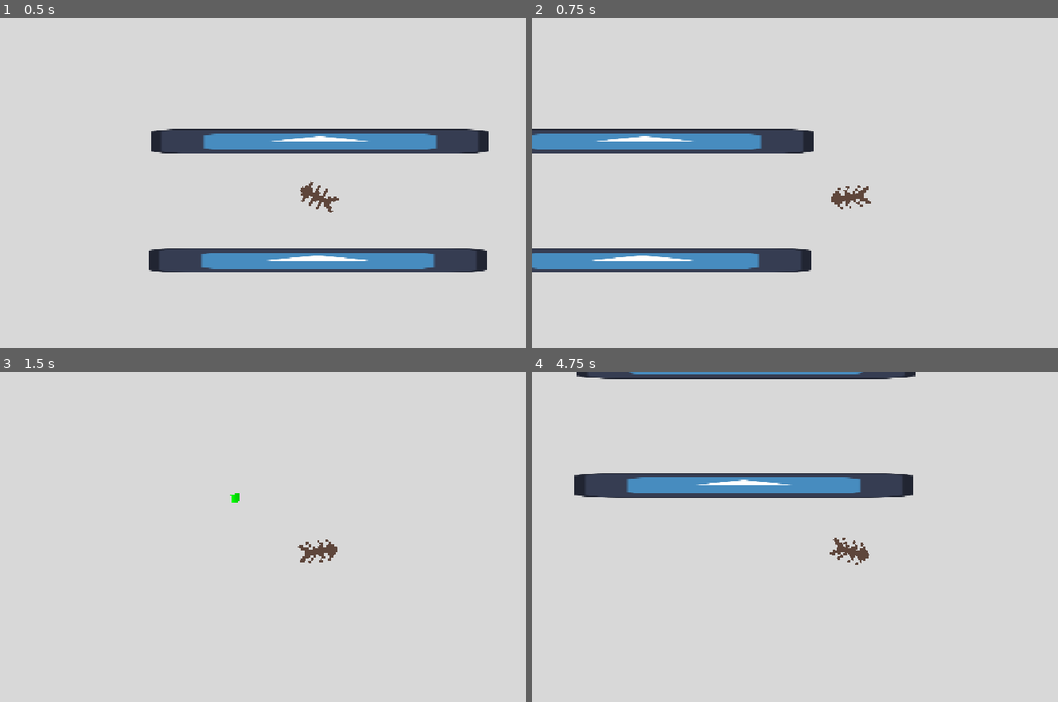
Above: before the commit, frames 1-4 (two rows, left to right).
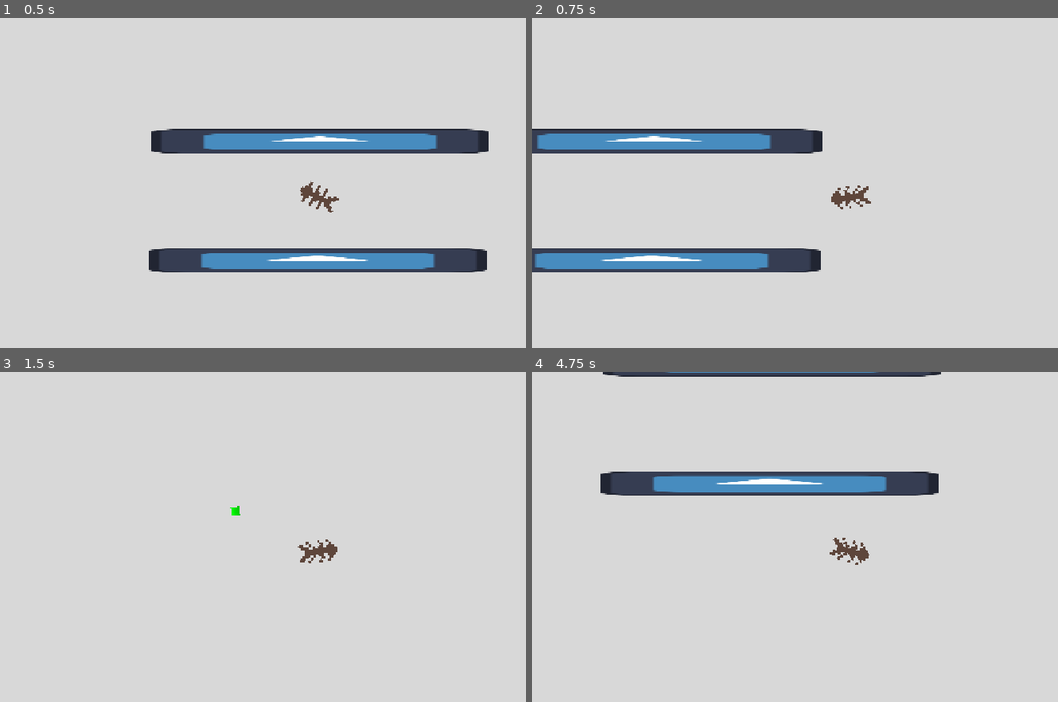
Above: after the commit, the same moments.

Repository: XBotDoesStuff/DTAS-1.5
Game: Godot game, scene res://Levels/testing-floor.tscn
The game is run twice, just before and just after one commit, with the same random seed, the same clock (stepped at 60 frames per second) and the same inputs. The engine's default icon, where the game draws it, is replaced by a stand-in: a white triangle on a blue panel in a dark square.
Inputs (mouse positions are in pixels of both pictures, inside the frame that each line leads up to):
- Up to frame 1 (0.5 s): no input
- Up to frame 2 (0.75 s): tap Enter at 0.5 s; move the mouse to (989, 179) at 0.52 s; hold D (move_right) from 0.53 s (still down); tap Space (dash) at 0.6 s
- Up to frame 3 (1.5 s): move the mouse to (189, 570) at 1.27 s; release D (move_right) at 1.28 s; hold S (move_down) from 1.28 s (still down); click (189, 570) at 1.35 s
- Up to frame 4 (4.75 s): tap Space (dash) at 2, 2.1, 3.6, 4.25 s; move the mouse to (915, 471) at 2.02 s; release S (move_down) at 2.03 s; hold D (move_right) 2.03-2.78 s; tap Enter at 2.75 s; move the mouse to (816, 622) at 2.77 s; hold W (move_up) 2.78-3.53 s; click (816, 622) at 2.85 s; move the mouse to (1042, 606) at 3.52 s; hold A (move_left) from 3.53 s (still down); move the mouse to (658, 497) at 4.27 s; click (658, 497) at 4.35 s

Frame 1 is identical in both runs. In frame 2, 1.0% of the frame differs, in the area x 0-56%, y 33-78%; in frame 3, less than 0.1%; in frame 4, 3.8%, in the area x 8-78%, y 0-39%.

Commit message:
Update testing-floor.tscn

Diff:
--- a/Levels/testing-floor.tscn
+++ b/Levels/testing-floor.tscn
@@ -11,7 +11,6 @@
 
 [node name="Player" parent="." instance=ExtResource("1_euc4a")]
 position = Vector2(558, 220)
-speed = 1000
 
 [node name="Wall" type="StaticBody2D" parent="."]
 position = Vector2(561.00006, 119.00001)
